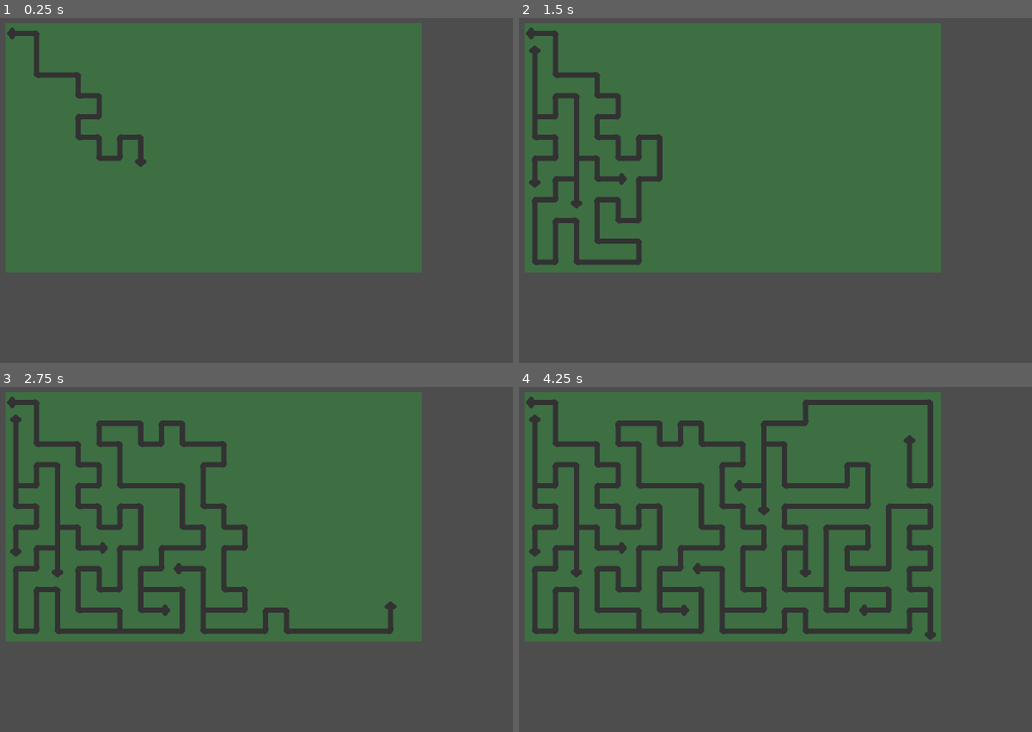
Above: before the commit, frames 1-4 (two rows, left to right).
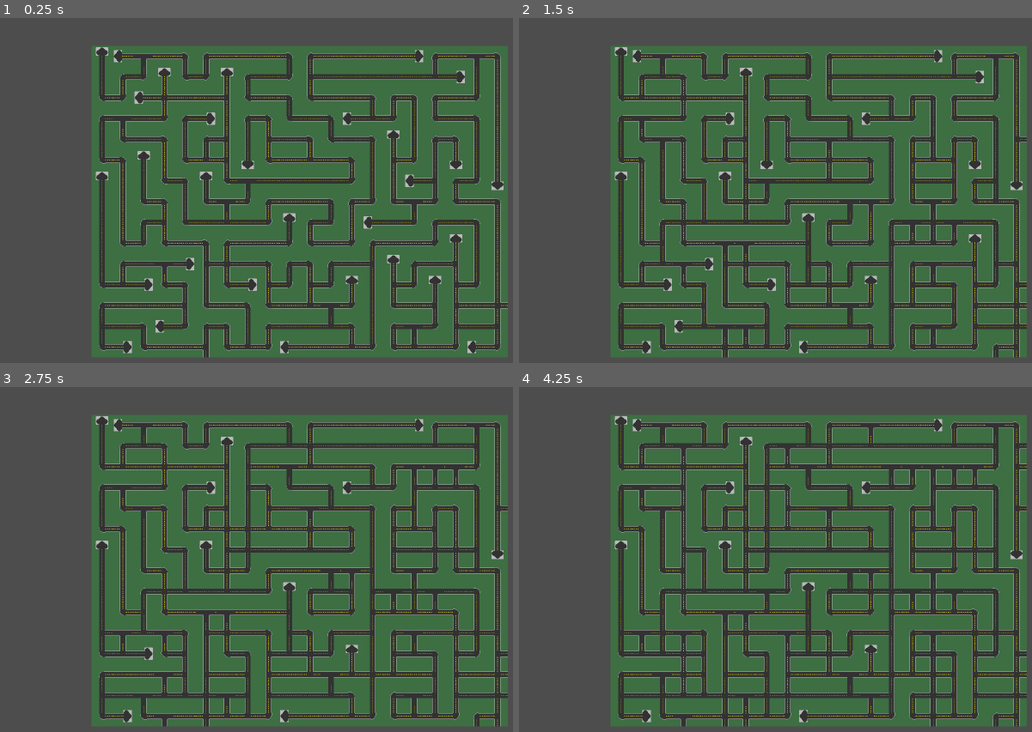
Above: after the commit, the same moments.

Repository: lionidasgerasimatos/Route-E40
Game: Godot game, scene res://Scene/world.tscn
Two runs of this game, one before a commit and one after it. Both use one fixed random seed, a clock stepped at 60 frames per second and the inputs below.
Inputs (mouse positions are in pixels of both pictures, inside the frame that each line leads up to):
- Up to frame 1 (0.25 s): no input
- Up to frame 2 (1.5 s): move the mouse to (980, 183) at 0.52 s; hold D (right) 0.53-1.28 s; hold Space (handbreak) 0.53-1.28 s; move the mouse to (693, 221) at 1.27 s; hold S (down) from 1.28 s (still down); click (693, 221) at 1.35 s
- Up to frame 3 (2.75 s): move the mouse to (379, 483) at 2.02 s; release S (down) at 2.03 s; hold D (right) from 2.03 s (still down); hold Space (handbreak) from 2.03 s (still down)
- Up to frame 4 (4.25 s): move the mouse to (796, 649) at 2.77 s; release D (right) at 2.78 s; release Space (handbreak) at 2.78 s; hold W (up) 2.78-3.53 s; click (796, 649) at 2.85 s; move the mouse to (outside the picture) at 3.52 s; hold A (left) from 3.53 s (still down); hold Space (handbreak) from 3.53 s (still down)

The runs differ from the first frame. In frame 1, 61% of the frame differs, in the area x 1-99%, y 1-99%; in frame 2, 61%; in frame 3, 62%; in frame 4, 63%.

Commit message:
Fix City Generation

Diff:
--- a/Scene/world.tscn
+++ b/Scene/world.tscn
@@ -30,7 +30,8 @@
 [node name="world" type="Node2D"]
 script = ExtResource("1_dlwip")
 width = 20
-height = 12
+height = 15
+erase_fraction = 0.8
 
 [node name="TileMap" type="TileMap" parent="."]
 tile_set = SubResource("TileSet_scul4")
--- a/scripts/PROCEDURAL_GENERATION.gd
+++ b/scripts/PROCEDURAL_GENERATION.gd
@@ -10,11 +10,17 @@
 var cell_walls := {Vector2i(0,-1):N, Vector2i(1,0):E, Vector2i(0,1):S,Vector2i(-1,0):W }
 
 #How many tiles big we want it
-@export var width = 30
-@export var height = 25
+@export var width = 60
+@export var height = 50
+
 #How many pixels is the tilemap see from settings
 @export var tile_size = 64
 var source_id : int
+
+# Removal Dencity
+@export var erase_fraction = 0.5
+@export var map_seed = 0 # 0 Doesnt have a seed map
+
 #Preloads
 @onready var Map = $TileMap
 
@@ -50,43 +56,35 @@
 #----------------------------------------------------------------------------------------------------
 
 
-# Begining of Action
+# Begining
 func _ready() -> void:
-	randomize()
+	$Camera2D.position=Map.map_to_local(Vector2(width/2, height/2))
+
+	var rng:= RandomNumberGenerator.new()
+	if map_seed == 0 :
+		map_seed = randi()
+	rng.seed = map_seed
+	seed(map_seed)
+	print("This maps seed is:",map_seed)
+
 	# Pick the *first* source in the TileSet (usually id 0)
 	source_id = Map.tile_set.get_source_id(0)
-
-	# DEBUG: draw one tile so you can verify slicing visually
-	# Comment this line once you see the tile appear at (0,0).
-	set_walls(Vector2i.ZERO, 15)
-
 	# Generate the full maze
 	make_maze()
-
-# THIS IS A HELPER Function we want it just to check the arround the cell and see whats there in a list
-#func check_neighbors(cell:Vector2i, unvisited:Array[Vector2i]) -> Array[Vector2i] :
-	#Returns an array of cell's UNVISITED neighbors
-	#var list : Array[Vector2i] = []
-	#for n in cell_walls.keys():              #n is a direction offset
-		#var neighbor :Vector2i = cell + n    #compute the neighbor;s cell coordinates
-		#if neighbor in unvisited :
-			#list.append(neighbor)       #we add the neighbor to the list as an element
-
-	#return list
+	erase_walls()
 
 
-func make_maze() ->void :
+func make_maze() -> void :
 	var unvisited: Array[Vector2i] = [] #array of unvisited tiles
 	# GDscript doesnt have a stack data type we will represent that with an array to do the LIFO effect
 	var stack: Array[Vector2i] = []
 
+	Map.clear()
 	# Fill the map with solid tiles
-	Map.clear()
 	for x in range(width):
 		for y in range(height):
 			var cell := Vector2i(x,y)
 			unvisited.append(cell)
-
 			set_walls(cell,15)  # Every cell starts with mask 15 all four walls
 
 	# We pick the 0,0 coordinates and remove it from the unvisited list
@@ -112,7 +110,7 @@
 			var direction_moved = next - current
 			# We find the Wall that touches between the Two Cells Because we want to make it a CONNECTION
 			var current_mask = get_walls(current) - cell_walls[direction_moved] # Basically we subract the binary number of the
-			#cell minus the direction to get the wall remember the N S E W at the top
+			#cell minus the direction to get the wall
 			var next_mask = get_walls(next) - cell_walls[-direction_moved] # The opposite here
 
 			"""
@@ -140,4 +138,23 @@
 			# BACKTRACK AT DEAD END
 			# WE USE LIFO HERE TO FIND THE LAST INTERSECTION
 			current = stack.pop_back()
-		await get_tree().process_frame
+
+
+
+
+
+func erase_walls() -> void:
+
+		for i in range(int(width*height*erase_fraction)):
+			var x = randi_range(1, width-1)
+			var y = randi_range(1, height-1)
+			var cell = Vector2i(x,y)
+
+			var neighbor = cell_walls.keys()[randi() % cell_walls.size()]
+			if get_walls(cell) & cell_walls[neighbor]:
+				var walls = get_walls(cell) - cell_walls[neighbor]
+				var n_walls =get_walls(cell+neighbor) - cell_walls[-neighbor]
+				set_walls(cell,walls)
+				set_walls(cell+neighbor, n_walls)
+
+			await get_tree().process_frame
Binary file added: Assets/TEST_ATLAS_ONE.png
Binary file changed: Assets/TEST_ATLAS_TWO-export.png
Binary file added: Assets/TEST_ATLAS_TWO.png
